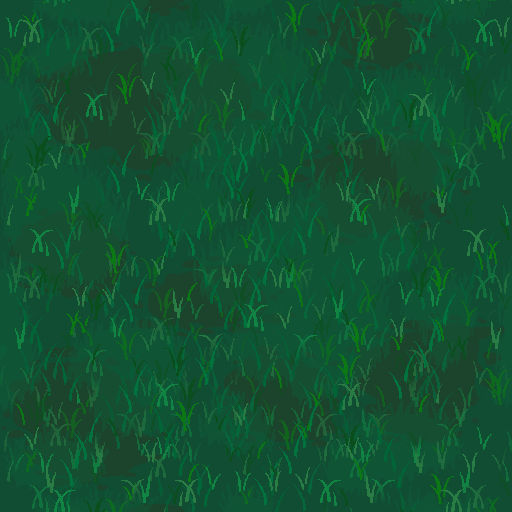
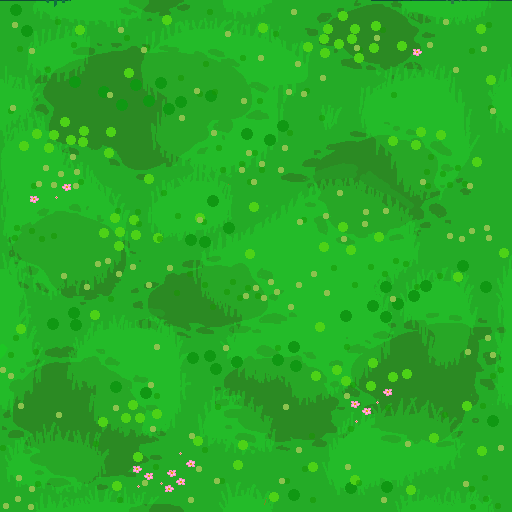
Two versions of the same layered image (512x512). Layer-by-layer changes:
hid "Layer 4 copy" over (4, 17, 510, 512)
hid "Layer 4" over (6, 17, 512, 512)
hid "Layer 3 copy" over (24, 26, 512, 512)
hid "Layer 3" over (15, 2, 512, 504)
hid "Layer 2 copy" over (15, 2, 433, 512)
hid "Layer 2" over (38, 0, 456, 512)
hid "Layer 5" over (0, 0, 512, 512)
added layer "Layer 9" above "Layer 9 copy" over (0, 9, 504, 510)
added layer "Layer 9 copy" (52%) above "Layer 11" over (0, 9, 504, 510)
added layer "Layer 11" above "Layer 10" over (30, 49, 422, 492)
added layer "Layer 10" above "Layer 12" over (16, 11, 509, 502)
added layer "Layer 12" above "Layer 0 copy" over (10, 4, 499, 501)
painted on "Layer 0 copy" over (0, 0, 512, 512)
painted on "Layer 0" over (0, 0, 512, 512)
